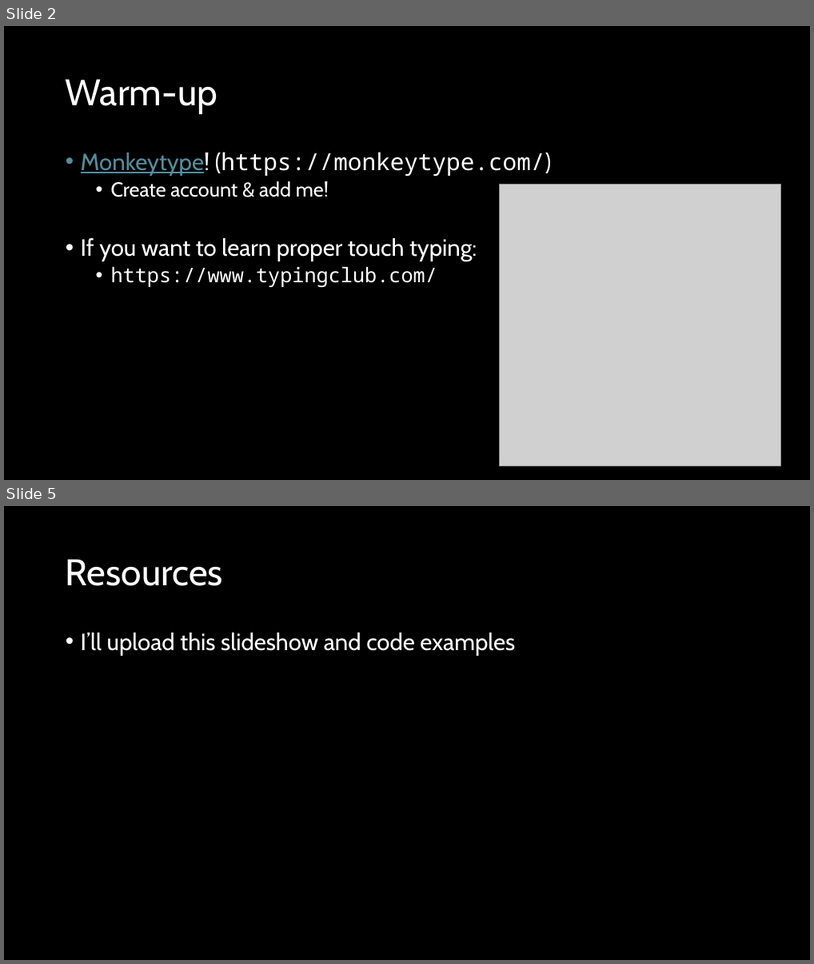
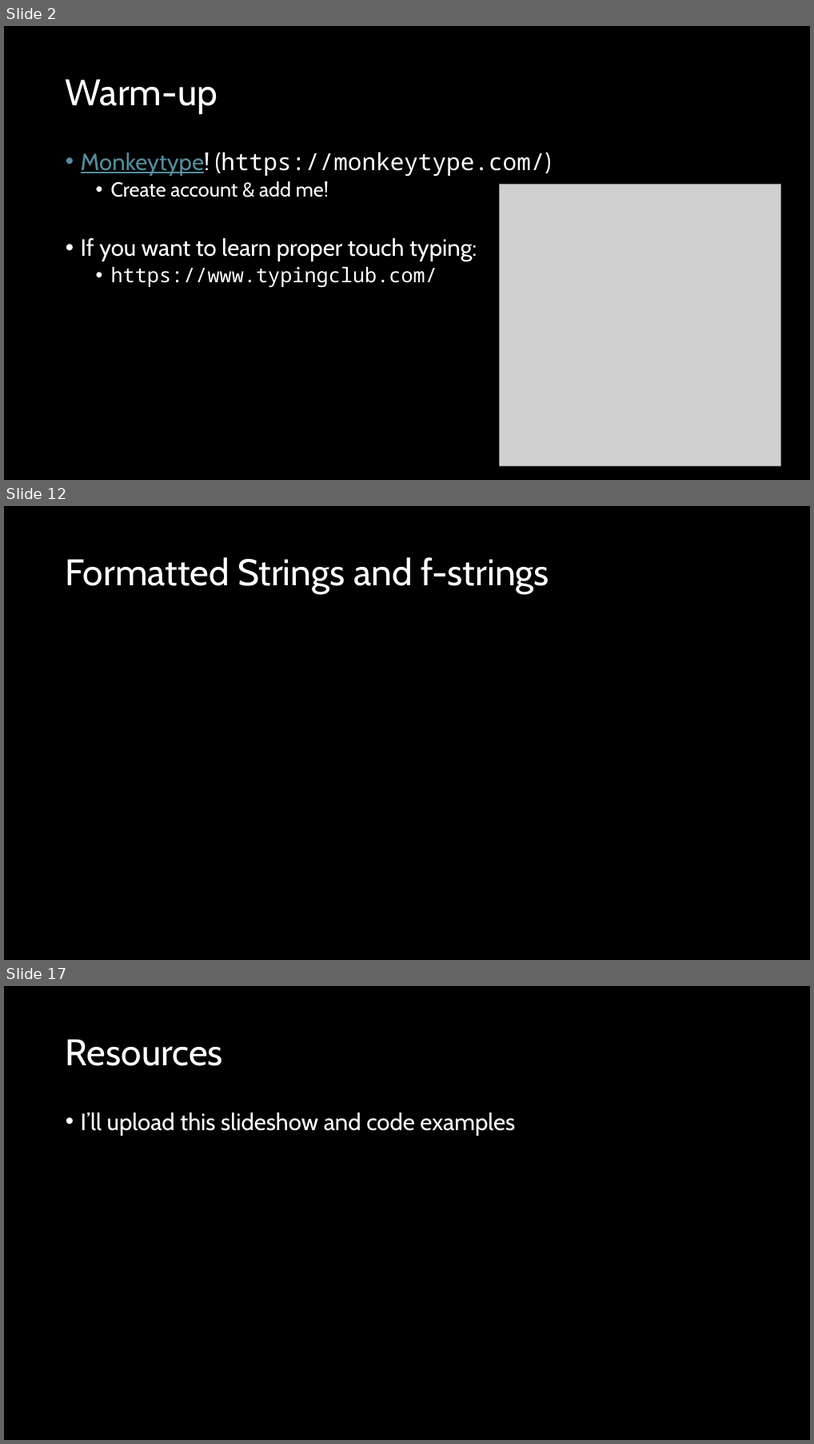
Before and after one commit to d-guh/computer-courses, a slide deck: intro-to-python/03/lesson-03.pptx. Shown one above the other, each under a label of ours: slides 2 and 5 before the commit, slides 2, 12 and 17 after it; the slides between them are not shown. The pictures are 814x964 and 814x1444 pixels, drawn with LibreOffice and Linux fonts; fonts in the diff are those of the drawing; grey boxes stand for pictures; background and template pictures are left out. Boxes give left, top, right and bottom in pixels: in the first picture for what was removed or moved away, otherwise in the second. Text is boxed around its words. In the diff, an @@ line names an element or a change of style, - is before the commit and + after.

```diff
--- a/intro-to-python/03/lesson-03.pptx
+++ b/intro-to-python/03/lesson-03.pptx
@@ slide 12 added at (4, 506, 810, 960), background #000000 @@
@@ title added at (66, 557, 550, 594), 44 pt, text #FFFFFF @@
+Formatted Strings and f-strings
@@ what was slide 5 is now slide 17 @@
```
Also in this commit, not shown: 2 slides changed, 11 other slides added, 1 other file.
